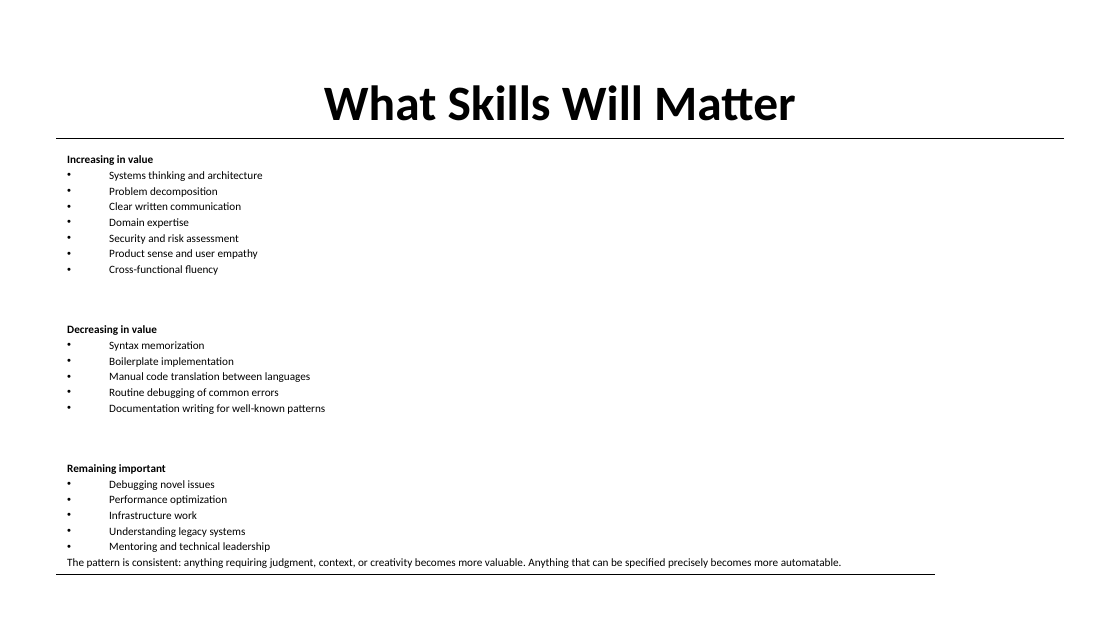
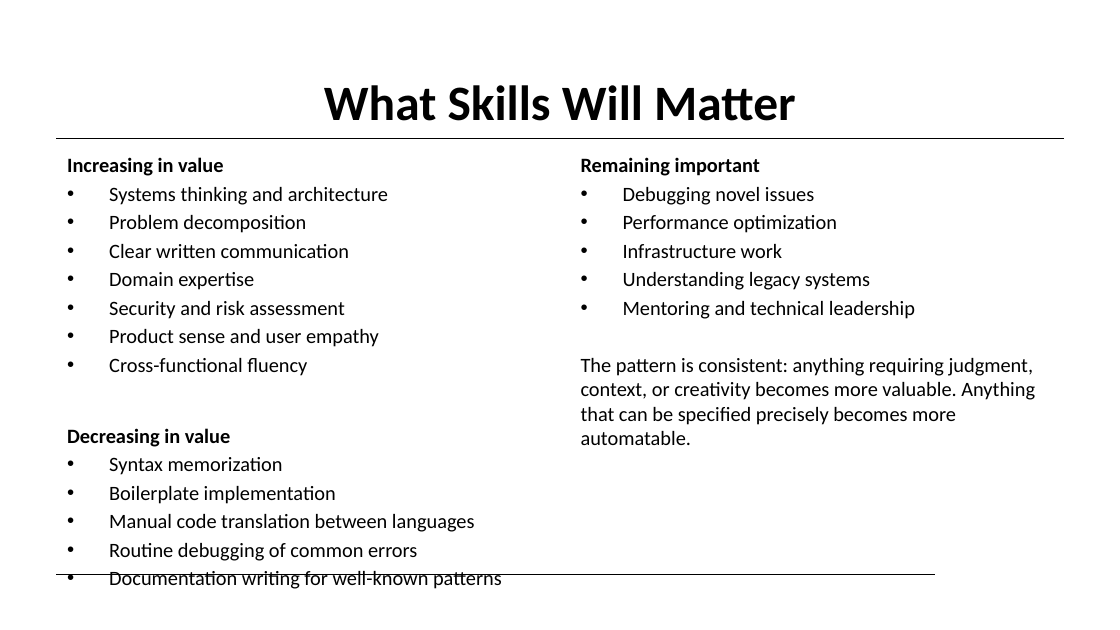
Before and after one commit to ralphke/Agentic-Coding, a slide deck: slide 64 of build/vibe-to-live-deck.pptx (slide 71 before the commit). Drawn at 1120x630 pixels with LibreOffice and Linux fonts; fonts in the diff are those of the drawing; background and template pictures are left out. Boxes give left, top, right and bottom in pixels: in the first picture for what was removed or moved away, otherwise in the second. Text is boxed around its words. In the diff, an @@ line names an element or a change of style, - is before the commit and + after.

```diff
--- a/build/vibe-to-live-deck.pptx
+++ b/build/vibe-to-live-deck.pptx
@@ text "Increasing in value" at [67, 157, 502, 589]: size 7.2 to 13.1 pt; more space between paragraphs @@
@@ text added at [581, 157, 1035, 445], 13.1 pt, text #000000 @@
+Remaining important
+• Debugging novel issues
+• Performance optimization
+• Infrastructure work
+• Understanding legacy systems
+• Mentoring and technical leadership
+The pattern is consistent: anything requiring judgment, context, or creativity becomes more valuable. Anything that can be specified precisely becomes more automatable.
@@ text at [67, 464, 842, 568]: paragraphs removed @@
-Remaining important
-• Debugging novel issues
-• Performance optimization
-• Infrastructure work
-• Understanding legacy systems
-• Mentoring and technical leadership
-The pattern is consistent: anything requiring judgment, context, or creativity becomes more valuable. Anything that can be specified precisely becomes more automatable.
```
Also in this commit, not shown: 31 other slides changed, 7 slides removed, 17 other files.
